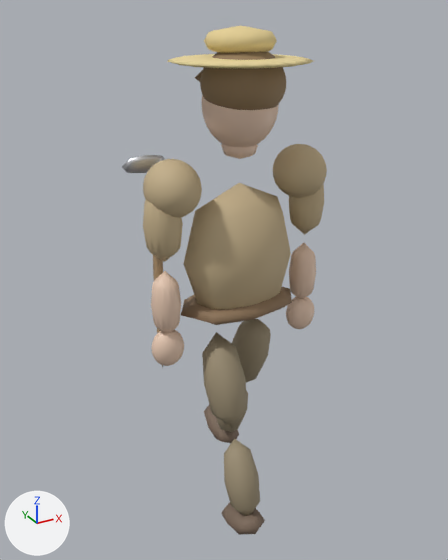
A saved change to the glTF model models/npc_farmer.glb.
The view is the same before and after, from a camera (50 mm lens) standing at (-1.092, -1.874, 1.97) and looking at (-0.021, 0.073, 0.997). The axes (+X, +Y, +Z) are drawn at lower left. The lights are the same throughout. The older version comes first. Where no turn or scale is listed for an object, it has been applied to the vertices.

Before the edit, the objects in view are built like this:
```python
me_cylinder_003 = bpy.data.meshes.new('Cylinder.003')
me_cylinder_003.from_pydata(...)  # 424 vertices, 836 faces; spans x -0.047..0.087, y -0.069..0.069, z -0.674..0.019
# faces by material slot: [168, 668]
me_cylinder_003.materials.append(mat_cloth)  # beige #c5b18b
me_cylinder_003.materials.append(mat_skin)  # beige #eacbb5
me_cylinder_008 = bpy.data.meshes.new('Cylinder.008')
me_cylinder_008.from_pydata(...)  # 86 vertices, 160 faces; spans x -0.081..0.083, y -0.083..0.176, z -0.85..-0.026
# faces by material slot: [118, 42]
me_cylinder_008.materials.append(mat_cloth2)  # brown #9e9076
me_cylinder_008.materials.append(mat_shoe)  # brown #7c6959
me_cylinder_010 = bpy.data.meshes.new('Cylinder.010')
me_cylinder_010.from_pydata(...)  # 86 vertices, 160 faces; spans x -0.081..0.083, y -0.083..0.176, z -0.85..-0.026
# faces by material slot: [118, 42]
me_cylinder_010.materials.append(mat_cloth2)  # brown #9e9076
me_cylinder_010.materials.append(mat_shoe)  # brown #7c6959
ob_arml = bpy.data.objects.new('ArmL', me_cylinder_003)
ob_arml.location = (0.28, 0.0, 1.41)
ob_legl = bpy.data.objects.new('LegL', me_cylinder_008)
ob_legl.parent = ob_body
ob_legl.location = (0.1, 0.0, 0.84)
ob_legl.rotation_euler = (0.349, 0.0, 0.0)  # degrees (20, 0, 0)
ob_legr = bpy.data.objects.new('LegR', me_cylinder_010)
ob_legr.parent = ob_body
ob_legr.location = (-0.1, 0.0, 0.84)
ob_legr.rotation_euler = (-0.349, 0.0, 0.0)  # degrees (-20, 0, 0)
# also in view: 'Body' at (0.0, 0.0, 1.389); 'ArmR' at (-0.3, 0.049, 1.095)
```
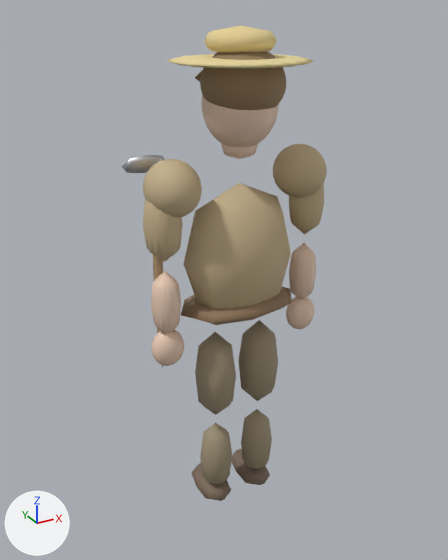
Patch to the scene script:
```diff
--- a/models/npc_farmer.glb.py
+++ b/models/npc_farmer.glb.py
@@ ob_legl @@
 ob_legl.location = (0.1, 0.0, 0.84)
-ob_legl.rotation_euler = (0.349, 0.0, 0.0)  # degrees (20, 0, 0)
@@ ob_legr @@
 ob_legr.location = (-0.1, 0.0, 0.84)
-ob_legr.rotation_euler = (-0.349, 0.0, 0.0)  # degrees (-20, 0, 0)
```

Boxes [x1, y1, x2, y2] around the edits, measured in the pictures (448 x 560 px):
'LegR', turned
    before: [202, 332, 265, 535]
    after: [191, 332, 236, 501]
'LegL', turned
    before: [204, 319, 271, 443]
    after: [231, 320, 278, 485]
